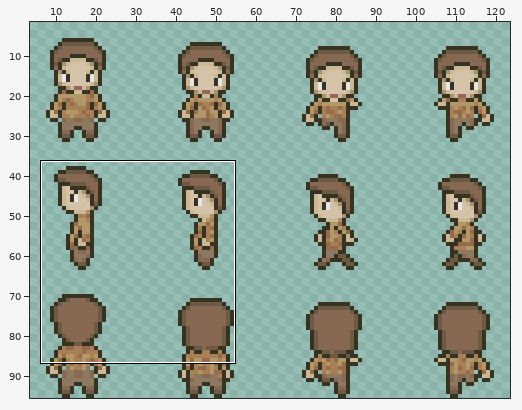
A pixel-art file gets an edit: assets/01_characters/03_pnjs/samuelRochat.aseprite. The first picture is a wide view before the edit; the outline marks the close-up.
Close-up. The starting point:
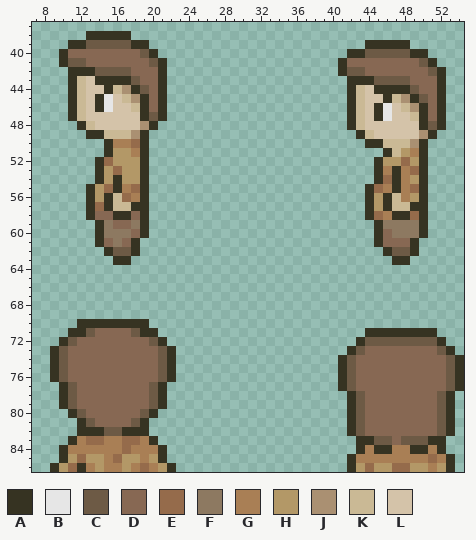
128x96 pixels, 1 frame. Shown: x 7..54, y 37..86. The wide view leaves out empty margins. The commit also changed other parts of the picture, which this record leaves out.
Palette (. is transparent): A #363322  B #e6e6e6  C #6d5a45  D #876853  E #956b4b  F #8d7961  G #a97f55  H #b39867  J #aa9072  K #cab995  L #d4c3a9
Pixels before, first column x 9:
38 ....AAAAA.....................................
39 ..AACCCCCAA........................AAAAA......
40 .ADDDDDDDDCA.....................AACCCCCAA....
41 .ACCDDDDDDDCA...................ADDDDDDDDCA...
42 ..AAACCCCDDDA...................ACCDDDDDDDCA..
43 ..AKLAAAACDDA....................AAACCCCDDDA..
44 ..AKLLAKJACDA....................AKLAAAACDDA..
45 ..AKLABLKJADA....................AKLLAKJACDA..
46 ..AKLABLLKADA....................AKLABLKJADA..
47 ..AKLLLLLLACA....................AKLABLLKADA..
48 ...AKLLLLLJA.....................AKLLLLLLACA..
49 ....AAKKKJA.......................AKLLLLLJA...
50 ......AGGEA........................AAKKKJA....
51 ......AHHGA..........................AKHGA....
52 .....AEHHHA.........................AHHEHA....
53 .....AHEHHA.........................AGAGEA....
54 .....AHAHHA.........................AEAGHA....
55 ....AHEAGEA........................AEGAGEA....
56 ....AHAKEGA........................AHAKGHA....
57 ....AEAKKAA........................AHAKKAA....
58 ....ADDAADA........................AEGAAEA....
59 .....AFDDFA.........................AFFFFA....
60 .....AFFFDA.........................ADFFFA....
61 .....ADFDA..........................ADDDA.....
62 ......ACCA...........................ACCA.....
63 .......AA.............................AA......
64 ..............................................
65 ..............................................
66 ..............................................
67 ..............................................
68 ..............................................
69 ..............................................
70 ...AAAAAAAA...................................
71 ..AACDDDDCAA.......................AAAAAAAA...
72 .ACDDDDDDDDCA.....................ACCCCCCCCA..
73 ACDDDDDDDDDDCA...................ACDDDDDDDDCA.
74 ACDDDDDDDDDDCA..................ACDDDDDDDDDDCA
75 ACDDDDDDDDDDCA..................ACDDDDDDDDDDCA
76 ACDDDDDDDDDDCA..................ACDDDDDDDDDDCA
77 .ACDDDDDDDDCA...................ACDDDDDDDDDDCA
78 .ACDDDDDDDDCA....................ACDDDDDDDDCA.
79 .ACDDDDDDDDCA....................ACDDDDDDDDCA.
80 ..ACDDDDDDCA.....................ACDDDDDDDDCA.
81 ...ACDDDDCA......................ACDDDDDDDDCA.
82 ...AAACCAAA......................ACDDDDDDDDCA.
83 ..AGEEGGEEGA......................AACCDCCCAA..
84 .AGGGGGGEGGGA.....................AGAAGGAAGA..
85 .AHEHHGEHHGHA....................AGGGGGGGGEGA.
86 AHEAGHGGHGEGHA...................AHEHHEEHHGHA.
New version:
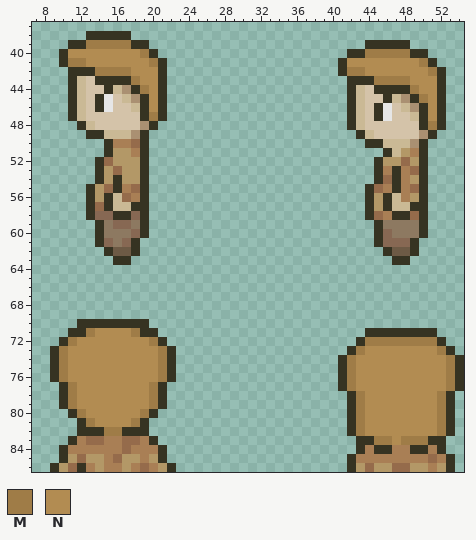
Colours new in this view: M #9f7c47  N #b28c52
What changed:
{"y":39,"x":13,"old":"CCCCC","new":"MMMMM"}
{"y":40,"x":11,"old":"DDDDDDDDC","new":"NNNNNNNNM"}
{"y":40,"x":44,"old":"CCCCC","new":"MMMMM"}
{"y":41,"x":11,"old":"CCDDDDDDDC","new":"MMNNNNNNNM"}
{"y":41,"x":42,"old":"DDDDDDDDC","new":"NNNNNNNNM"}
{"y":42,"x":14,"old":"CCCCDDD","new":"MMMMNNN"}
{"y":42,"x":42,"old":"CCDDDDDDDC","new":"MMNNNNNNNM"}
{"y":43,"x":18,"old":"CDD","new":"MNN"}
{"y":43,"x":45,"old":"CCCCDDD","new":"MMMMNNN"}
{"y":44,"x":19,"old":"CD","new":"MN"}
{"y":44,"x":49,"old":"CDD","new":"MNN"}
{"y":45,"x":20,"old":"D","new":"N"}
{"y":45,"x":50,"old":"CD","new":"MN"}
{"y":46,"x":20,"old":"D","new":"N"}
{"y":46,"x":51,"old":"D","new":"N"}
{"y":47,"x":20,"old":"C","new":"M"}
{"y":47,"x":51,"old":"D","new":"N"}
{"y":48,"x":51,"old":"C","new":"M"}
{"y":71,"x":13,"old":"CDDDDC","new":"MNNNNM"}
{"y":72,"x":11,"old":"CDDDDDDDDC","new":"MNNNNNNNNM"}
{"y":72,"x":44,"old":"CCCCCCCC","new":"MMMMMMMM"}
{"y":73,"x":10,"old":"CDDDDDDDDDDC","new":"MNNNNNNNNNNM"}
{"y":73,"x":43,"old":"CDDDDDDDDC","new":"MNNNNNNNNM"}
{"y":74,"x":10,"old":"CDDDDDDDDDDC","new":"MNNNNNNNNNNM"}
{"y":74,"x":42,"old":"CDDDDDDDDDDC","new":"MNNNNNNNNNNM"}
{"y":75,"x":10,"old":"CDDDDDDDDDDC","new":"MNNNNNNNNNNM"}
{"y":75,"x":42,"old":"CDDDDDDDDDDC","new":"MNNNNNNNNNNM"}
{"y":76,"x":10,"old":"CDDDDDDDDDDC","new":"MNNNNNNNNNNM"}
{"y":76,"x":42,"old":"CDDDDDDDDDDC","new":"MNNNNNNNNNNM"}
{"y":77,"x":11,"old":"CDDDDDDDDC","new":"MNNNNNNNNM"}
{"y":77,"x":42,"old":"CDDDDDDDDDDC","new":"MNNNNNNNNNNM"}
{"y":78,"x":11,"old":"CDDDDDDDDC","new":"MNNNNNNNNM"}
{"y":78,"x":43,"old":"CDDDDDDDDC","new":"MNNNNNNNNM"}
{"y":79,"x":11,"old":"CDDDDDDDDC","new":"MNNNNNNNNM"}
{"y":79,"x":43,"old":"CDDDDDDDDC","new":"MNNNNNNNNM"}
{"y":80,"x":12,"old":"CDDDDDDC","new":"MNNNNNNM"}
{"y":80,"x":43,"old":"CDDDDDDDDC","new":"MNNNNNNNNM"}
{"y":81,"x":13,"old":"CDDDDC","new":"MNNNNM"}
{"y":81,"x":43,"old":"CDDDDDDDDC","new":"MNNNNNNNNM"}
{"y":82,"x":15,"old":"CC","new":"MM"}
{"y":82,"x":43,"old":"CDDDDDDDDC","new":"MNNNNNNNNM"}
{"y":83,"x":45,"old":"CCDCCC","new":"MMNMMM"}
{"label":"changed","picture_box":[68,40,158,121]}
{"label":"changed","picture_box":[347,49,437,130]}
{"label":"changed","picture_box":[59,328,167,436]}
{"label":"changed","picture_box":[347,337,455,445]}
